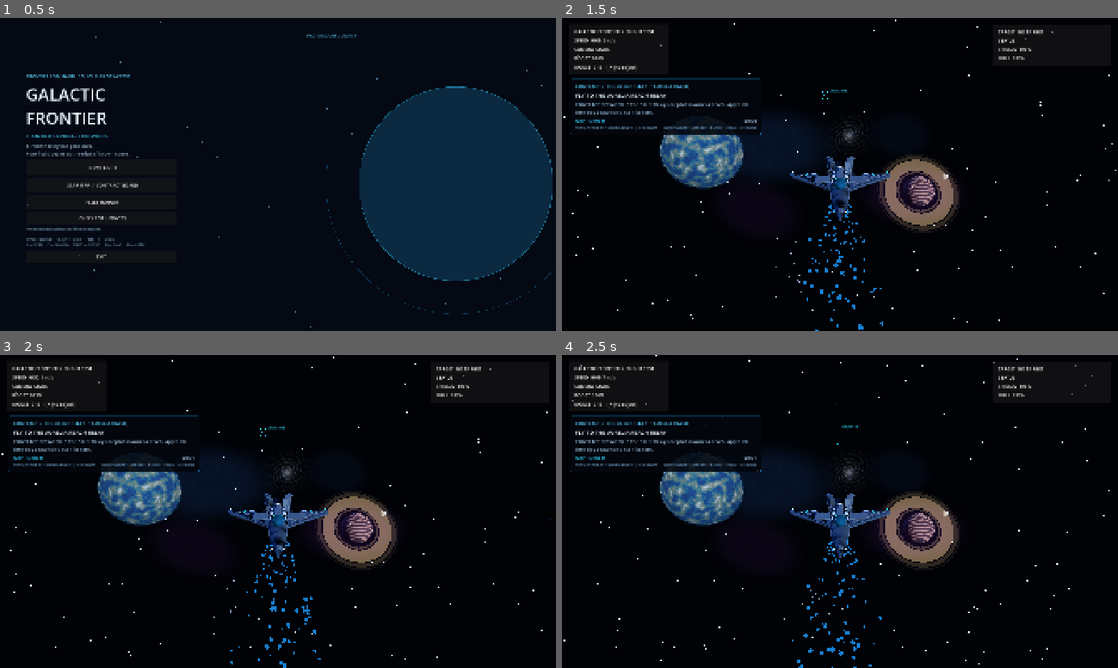
Above: before the commit, frames 1-4 (two rows, left to right).
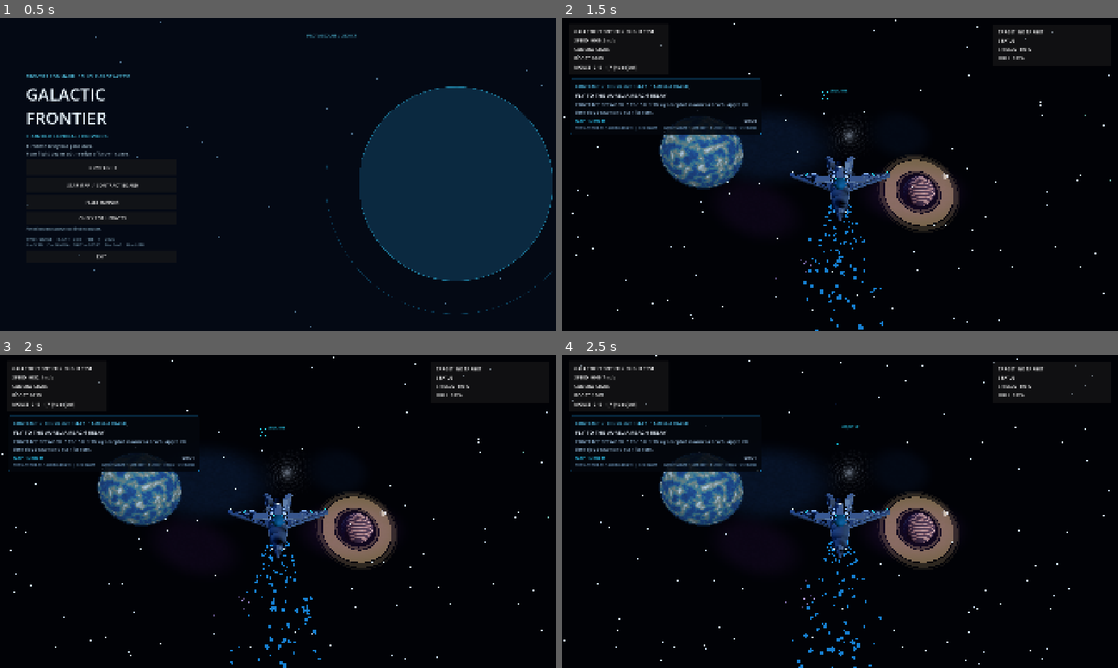
Above: after the commit, the same moments.

Repository: valdissor1990-ui/GALACTIC-FRONTIER
Game: Godot game, scene res://scenes/bootstrap/main.tscn
The game is run twice, just before and just after one commit, with the same random seed, the same clock (stepped at 60 frames per second) and the same inputs.
Inputs (mouse positions are in pixels of both pictures, inside the frame that each line leads up to):
- Up to frame 1 (0.5 s): no input
- Up to frame 2 (1.5 s): click "NEW FLIGHT" at 0.5 s; tap Enter at 1.25 s; move the mouse to (867, 174) at 1.27 s; hold W (move_forward) from 1.28 s (still down); hold Shift (boost) from 1.28 s (still down)
- Up to frame 3 (2 s): keep holding W (move_forward); keep holding Shift (boost)
- Up to frame 4 (2.5 s): keep holding W (move_forward); move the mouse to (812, 511) at 2.02 s; release Shift (boost) at 2.03 s; click (812, 511) at 2.1 s

Frame 1 is identical in both runs. In frame 2, less than 0.1% of the frame differs, in the area x 38-100%, y 30-88%; in frame 3, less than 0.1%; in frame 4, less than 0.1%.

Commit message:
Fix star instance shader data and camera tracking

Diff:
--- a/scripts/environment/space_environment.gd
+++ b/scripts/environment/space_environment.gd
@@ -44,6 +44,8 @@
 	# tens of kilometres; static backdrop geometry would otherwise be left
 	# behind at the starting carrier and leave later combat shots almost black.
 	_starfield.global_position = camera.global_position
+	if is_instance_valid(_star_clusters):
+		_star_clusters.global_position = camera.global_position
 	var camera_transform := camera.global_transform
 	var primary_nebula := get_node_or_null("PrimaryNebula") as Node3D
 	if primary_nebula != null:
@@ -323,8 +325,12 @@
 	shader.code = """
 shader_type spatial;
 render_mode unshaded;
+varying vec4 star_custom;
+void vertex() {
+	star_custom = INSTANCE_CUSTOM;
+}
 void fragment() {
-	vec4 tint = INSTANCE_CUSTOM;
+	vec4 tint = star_custom;
 	float pulse = 0.82 + 0.18 * sin(TIME * 1.4 + tint.a * 6.28318);
 	ALBEDO = tint.rgb * pulse;
 	EMISSION = tint.rgb * (1.1 + pulse * 2.4);
